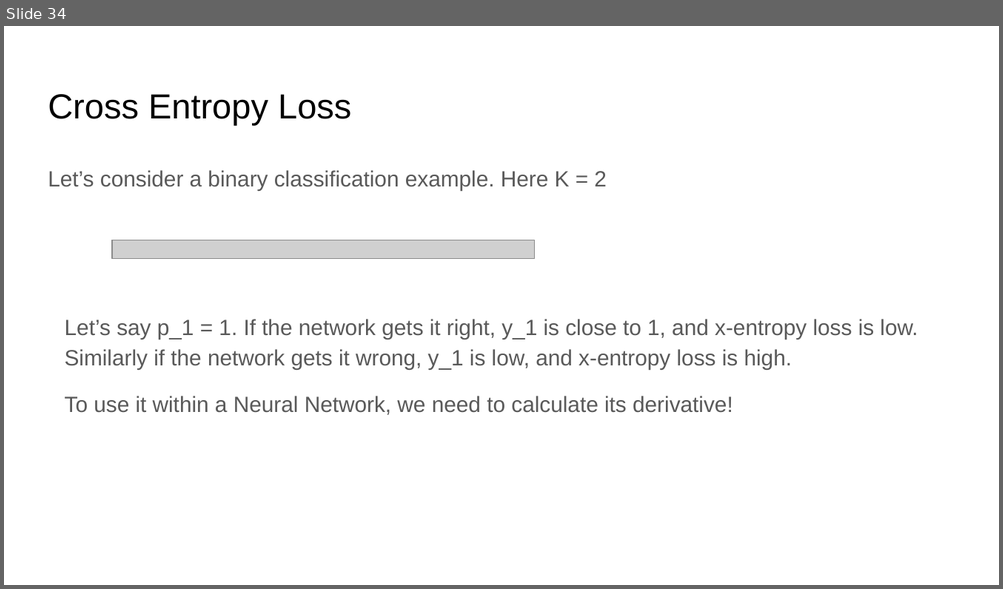
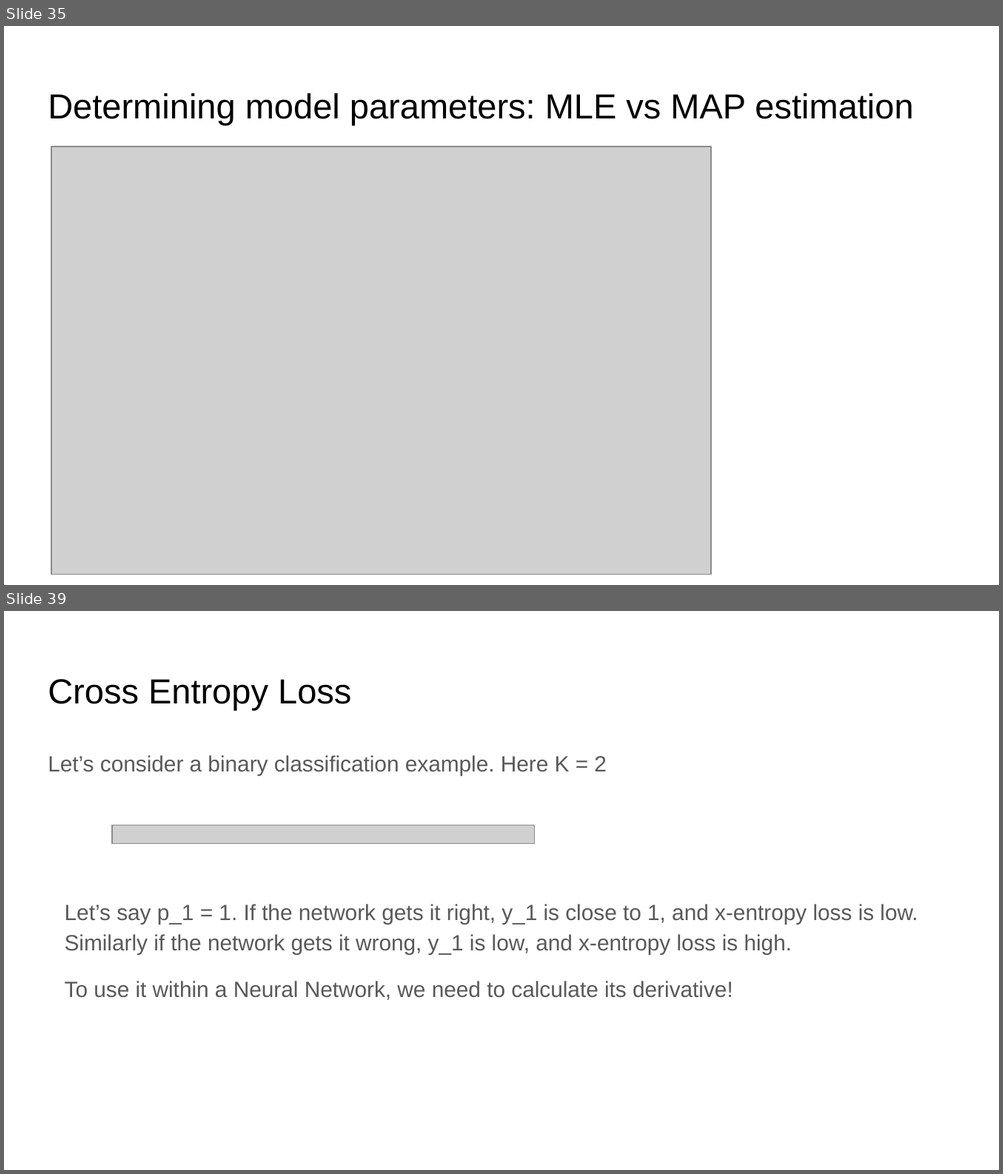
Before and after one commit to ankur6ue/deep-learning-course, a slide deck: Module 1/class_1.6/deep_learning_course_class_1.6.pptx. Shown one above the other, each under a label of ours: slide 34 before the commit, slides 35 and 39 after it; the slides between them are not shown. The pictures are 1003x589 and 1003x1174 pixels, drawn with LibreOffice and Linux fonts; fonts in the diff are those of the drawing; grey boxes stand for pictures. Boxes give left, top, right and bottom in pixels: in the first picture for what was removed or moved away, otherwise in the second. Text is boxed around its words. In the diff, an @@ line names an element or a change of style, - is before the commit and + after.

```diff
--- a/Module 1/class_1.6/deep_learning_course_class_1.6.pptx
+++ b/Module 1/class_1.6/deep_learning_course_class_1.6.pptx
@@ slide 35 added at <box>4,26,999,585</box>, background #FFFFFF @@
@@ title added at <box>48,93,913,125</box>, 25.2 pt, text #000000 @@
+Determining model parameters: MLE vs MAP estimation
@@ picture added at <box>52,147,711,575</box> @@
@@ what was slide 34 is now slide 39 @@
```
Also in this commit, not shown: 7 slides changed, 4 other slides added, 3 other files.
